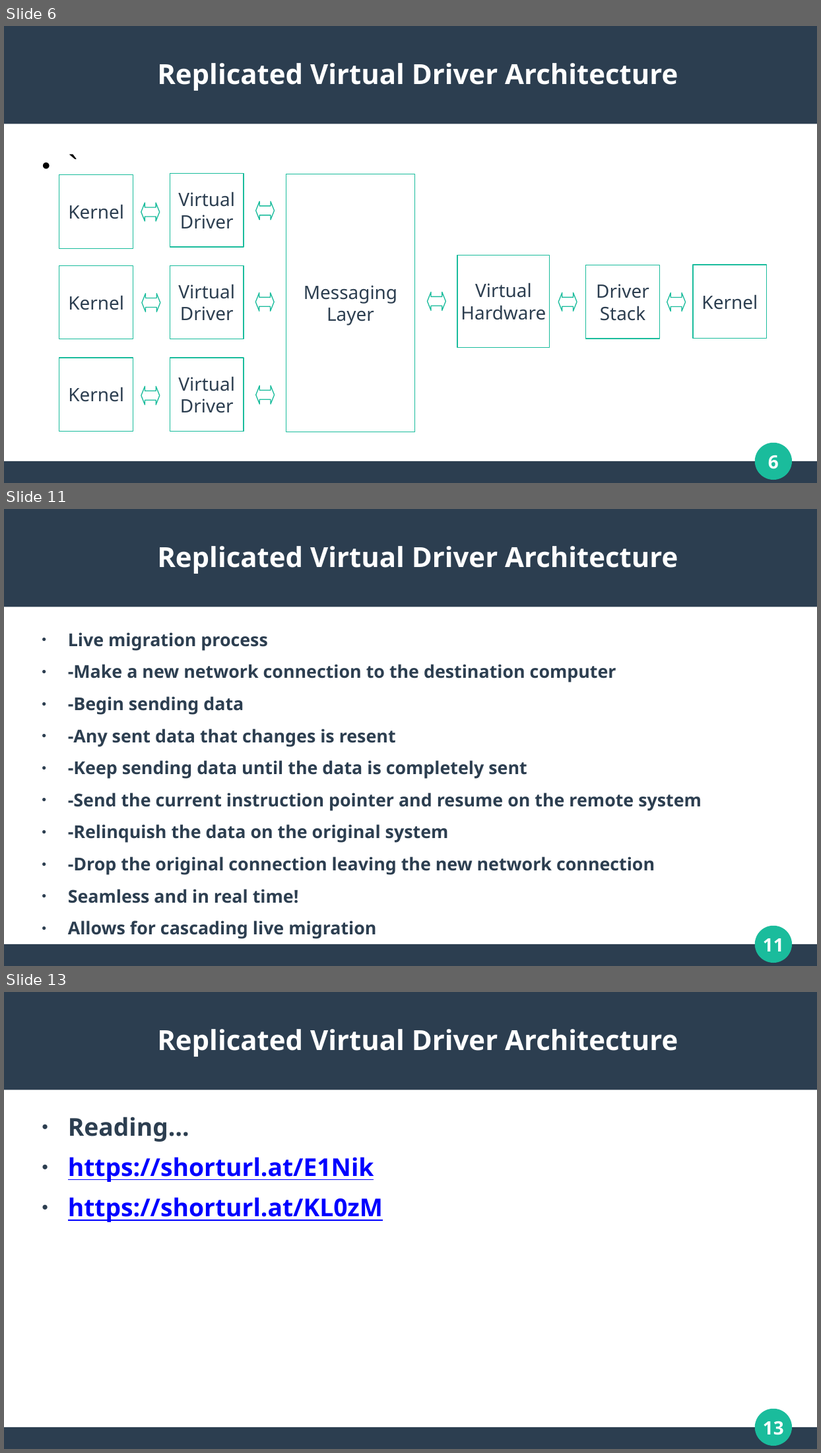
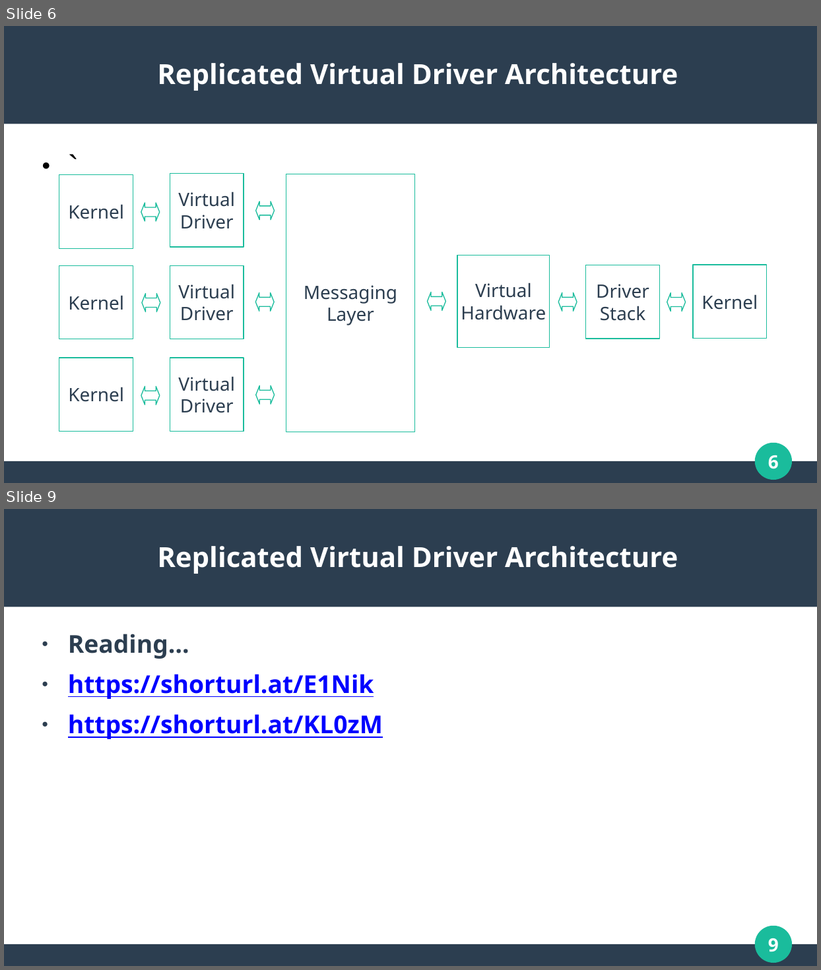
Before and after one commit to WaveArch/Wave, a slide deck: Replicated.pptx. Shown one above the other, each under a label of ours: slides 6, 11 and 13 before the commit, slides 6 and 9 after it; the slides between them are not shown. The pictures are 821x1453 and 821x970 pixels, drawn with LibreOffice and Linux fonts; fonts in the diff are those of the drawing. Boxes give left, top, right and bottom in pixels: in the first picture for what was removed or moved away, otherwise in the second. Text is boxed around its words. In the diff, an @@ line names an element or a change of style, - is before the commit and + after.

Commit message:
Updated PowerPoint

```diff
--- a/Replicated.pptx
+++ b/Replicated.pptx
@@ slide 11 removed at [4,509,817,966], background #FFFFFF; not listed: 4 template elements that a slide beside it also shows @@
@@ title removed at [157,546,678,574] @@
-Replicated Virtual Driver Architecture
@@ text removed at [68,632,702,939] @@
-● Live migration process
-● -Make a new network connection to the destination computer
-● -Begin sending data
-● -Any sent data that changes is resent
-● -Keep sending data until the data is completely sent
-● -Send the current instruction pointer and resume on the remote system
-● -Relinquish the data on the original system
-● -Drop the original connection leaving the new network connection
-● Seamless and in real time!
-● Allows for cascading live migration
@@ what was slide 13 is now slide 9 @@
@@ page number at [768,939,779,953]: text changed @@
-13
+9
```
Also in this commit, not shown: 3 slides changed, 3 other slides removed.
